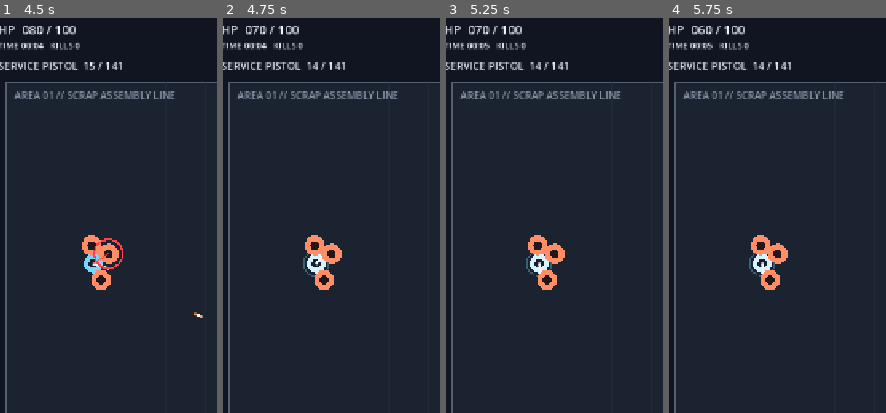
Above: before the commit, frames 1-4 (left to right).
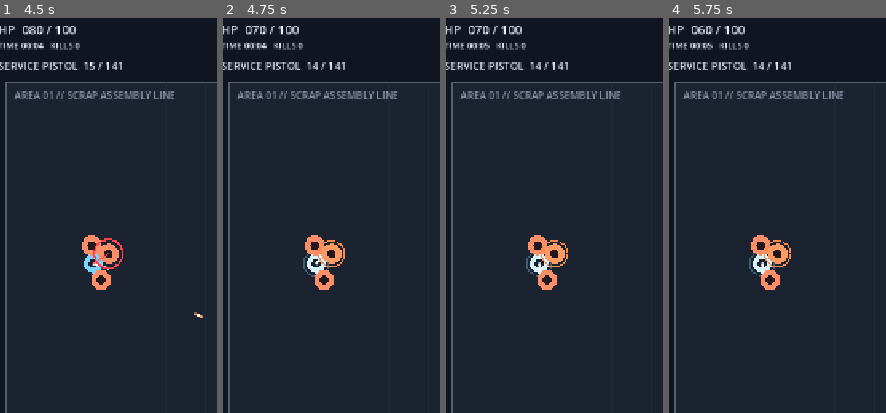
Above: after the commit, the same moments.

Repository: donly987647-max/Topdown-roguelite
Game: Godot game, scene res://scenes/main.tscn
Same seed, same stepped clock (60 frames per second), same inputs: the game is played once before the commit and once after it.
Inputs (mouse positions are % of the whole screen's width and height, from its top left):
- Up to frame 1 (4.5 s): tap Enter at 0.5 s; move the mouse to (45, 70) at 0.52 s; hold W 0.53-1.25 s; tap R at 0.6, 2.1, 3.6 s; click (45, 70) at 0.67 s; tap Space at 0.77, 3.77 s; drag from (81, 65) to (45, 70) at 1.27 s; move the mouse to (19, 34) at 2.02 s; hold A 2.03-2.75 s; drag from (55, 49) to (19, 34) at 2.77 s; move the mouse to (35, 24) at 3.52 s; hold S 3.53-4.25 s; drag from (73, 44) to (35, 24) at 4.27 s
- Up to frame 2 (4.75 s): no input
- Up to frame 3 (5.25 s): move the mouse to (29, 54) at 5.02 s; hold W from 5.03 s (still down); tap R at 5.1 s; click (29, 54) at 5.17 s
- Up to frame 4 (5.75 s): keep holding W
The pictures show only the part of the screen within x 2-52%, y 0-50%; the shares and areas given below are measured in that part.

Frame 1 is identical in both runs. In frame 2, 0.1% of the frame differs, in the area x 43-57%, y 56-64%; in frame 3, 0.1%; in frame 4, 0.1%.

Commit message:
Add weapon core status effects to enemies

Diff:
--- a/scripts/enemies/enemy.gd
+++ b/scripts/enemies/enemy.gd
@@ -11,6 +11,16 @@
 var burst_gap_left := 0.0
 var dead := false
 
+var fire_stacks := 0
+var fire_time := 0.0
+var fire_tick := 0.0
+var fire_power := 1.0
+var frost_time := 0.0
+var corrosion_time := 0.0
+var corrosion_tick := 0.0
+var corrosion_power := 1.0
+var status_source: Node
+
 func configure(target: Node2D, definition: Dictionary) -> void:
     player = target
     data = definition.duplicate(true)
@@ -30,6 +40,10 @@
 
 func _physics_process(delta: float) -> void:
     if dead or not is_instance_valid(player):
+        return
+
+    _tick_status(delta)
+    if dead:
         return
 
     attack_cooldown = maxf(0.0, attack_cooldown - delta)
@@ -61,7 +75,7 @@
 func _melee_ai(delta: float) -> void:
     var offset := player.global_position - global_position
     var distance := offset.length()
-    var move_speed := float(data.get("move_speed", 170.0))
+    var move_speed := float(data.get("move_speed", 170.0)) * _status_move_multiplier()
     velocity = offset.normalized() * move_speed if distance > 30.0 else Vector2.ZERO
 
     if distance <= float(data.get("attack_range", 34.0)) and attack_cooldown <= 0.0:
@@ -71,7 +85,7 @@
     var offset := player.global_position - global_position
     var distance := offset.length()
     var preferred := float(data.get("preferred_range", 280.0))
-    var move_speed := float(data.get("move_speed", 120.0))
+    var move_speed := float(data.get("move_speed", 120.0)) * _status_move_multiplier()
     var dir := offset.normalized()
 
     if distance > preferred + 45.0:
@@ -109,7 +123,8 @@
 func take_damage(amount: float, source: Node = null) -> bool:
     if dead:
         return false
-    hp -= amount
+    var final_amount := amount * (1.12 if corrosion_time > 0.0 else 1.0)
+    hp -= final_amount
     if hp <= 0.0:
         dead = true
         GameManager.register_enemy_kill()
@@ -120,11 +135,82 @@
         queue_redraw()
     return true
 
+func apply_weapon_effect(effect: String, strength: float, hit_damage: float, source: Node) -> void:
+    if dead:
+        return
+    status_source = source
+    match effect:
+        "fire":
+            fire_stacks = mini(5, fire_stacks + 1)
+            fire_time = 4.0
+            fire_tick = minf(fire_tick, 0.25)
+            fire_power = maxf(fire_power, strength)
+        "frost":
+            frost_time = maxf(frost_time, 2.4 + 0.5 * strength)
+        "electric":
+            _chain_electric(hit_damage * 0.28 * strength, source)
+        "corrosion":
+            corrosion_time = maxf(corrosion_time, 4.0)
+            corrosion_tick = minf(corrosion_tick, 0.4)
+            corrosion_power = maxf(corrosion_power, strength)
+    queue_redraw()
+
+func _tick_status(delta: float) -> void:
+    if fire_time > 0.0:
+        fire_time = maxf(0.0, fire_time - delta)
+        fire_tick -= delta
+        if fire_tick <= 0.0:
+            fire_tick = 0.55
+            take_damage(1.4 * float(fire_stacks) * fire_power, status_source)
+        if fire_time <= 0.0:
+            fire_stacks = 0
+
+    if frost_time > 0.0:
+        frost_time = maxf(0.0, frost_time - delta)
+
+    if corrosion_time > 0.0:
+        corrosion_time = maxf(0.0, corrosion_time - delta)
+        corrosion_tick -= delta
+        if corrosion_tick <= 0.0:
+            corrosion_tick = 0.75
+            take_damage(0.8 * corrosion_power, status_source)
+
+func _status_move_multiplier() -> float:
+    return 0.68 if frost_time > 0.0 else 1.0
+
+func _chain_electric(chain_damage: float, source: Node) -> void:
+    var nearest: Node2D
+    var nearest_distance := 145.0
+    for candidate in get_tree().get_nodes_in_group("enemies"):
+        if candidate == self or not is_instance_valid(candidate) or not candidate is Node2D:
+            continue
+        var distance := global_position.distance_to(candidate.global_position)
+        if distance < nearest_distance:
+            nearest = candidate
+            nearest_distance = distance
+    if nearest != null and nearest.has_method("take_damage"):
+        if nearest.take_damage(chain_damage, source):
+            GameManager.register_damage(chain_damage)
+            EventBus.projectile_hit.emit({"damage": chain_damage, "target": nearest, "source": source, "effect": "electric_chain"})
+
 func _draw() -> void:
     var role := String(data.get("role", "melee"))
     var base_color := Color("ff8d66") if role == "melee" else Color("c48cff")
+    if frost_time > 0.0:
+        base_color = base_color.lerp(Color("75dbff"), 0.48)
+    elif corrosion_time > 0.0:
+        base_color = base_color.lerp(Color("8ee06f"), 0.38)
+    elif fire_time > 0.0:
+        base_color = base_color.lerp(Color("ffad5c"), 0.42)
     draw_circle(Vector2.ZERO, float(data.get("visual_radius", 16.0)), base_color)
     draw_circle(Vector2.ZERO, 7.0, Color("24171b"))
+
+    if fire_time > 0.0:
+        draw_arc(Vector2.ZERO, 21.0, 0.0, TAU, 20, Color("ff8b45"), 2.0)
+    if frost_time > 0.0:
+        draw_arc(Vector2.ZERO, 24.0, 0.0, TAU, 20, Color("72e2ff"), 2.0)
+    if corrosion_time > 0.0:
+        draw_arc(Vector2.ZERO, 27.0, 0.0, TAU, 20, Color("84df61"), 2.0)
 
     if telegraph_left > 0.0 and is_instance_valid(player):
         var local_target := to_local(player.global_position)
